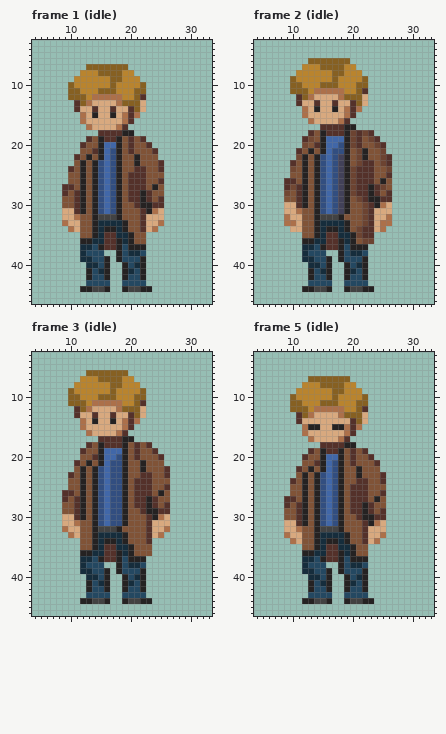
Edited in one commit: pixel-art file (Assets/Detective/detective_anims1.aseprite). Above is the file before it was changed.
42x51 pixels, 13 frames. Colours within 5 levels of each other are drawn and written as one. Shown: frame 1 (idle): x 4..33, y 3..46; frame 2 (idle): x 4..33, y 3..46; frame 3 (idle): x 4..33, y 3..46; frame 5 (idle): x 4..33, y 3..46. The commit also changed other frames, which this record leaves out.
After the commit:
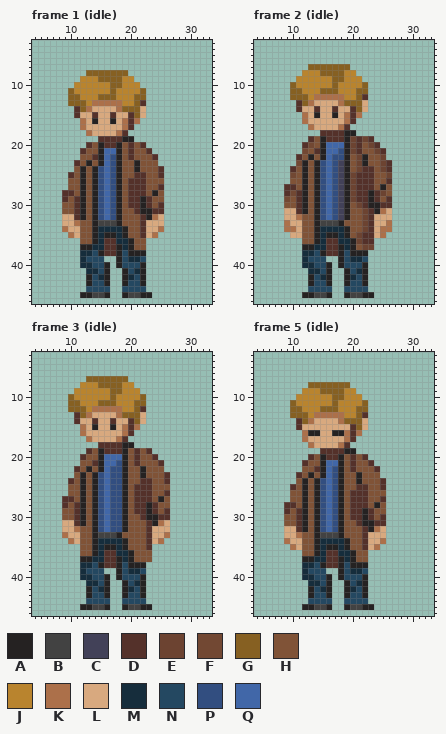
Palette (. is transparent): A #252222  B #424242  C #424158  D #54312a  E #6c4331  F #724833  G #866022  H #805337  J #b9842e  K #ac704a  L #d8a97f  M #162d3c  N #244861  P #324e80  Q #4167a8
Changes in this commit:
Changed rows in their new state; - is an unchanged pixel.
Frame 1 (idle):
first column x 9:
 7 ----.......------
 8 ---.GG----G.-----
 9 --.---GG----.----
10 -.-------G---.---
11 --J---JJ----J----
12 ---J-JGGGJ---G---
13 -GG-JKKKK-JJ-D---
14 ---GKL--LKGG-----
15 --DL-D--D-L-GL---
16 -----A--A---K----
17 ---KL----LKD-----
18 ----KLLLLKD.-----
19 ----..D--DAA..---
20 ---.D--DD----D.--
21 ---D-H--Q-----D.-
22 --.-HD-----DH--D-
23 --DHAHA---------.
24 -.----------AH---
25 -D---------H----D
26 ----------------H
27 .H-------------HD
28 -DH----------DHA-
29 D---------------H
30 -----------D--DH-
31 HH----------DA-DD
32 --DA--PQP-----AK-
33 L-K---BBBAH-----L
34 KL-----MM------LK
35 -KL----AA-AH-DLK-
36 ---HHA---M-------
37 ---AAMM---M-HH---
38 ----M-ADD--AAA---
39 ----N--.---MMN---
40 ---M-N---AN-N----
41 ----MMN----NM----
42 ------M----M-----
43 ----A--A--A--A---
44 ---.NNNN--NNNN.--
45 ---AABBA--ABBAA--
Frame 2 (idle):
first column x 9:
 6 ----.......-------
 7 ---.GG----G.------
 8 --.---GG----.-----
 9 -.-------G---.----
10 --J---JJ----J-----
11 ---J-JGGGJ---G----
12 -GG-JKKKK-JJ-D----
13 ---GKL--LKGG------
14 --DL-D--D-L-GL----
15 -----A--A---K-----
16 ---KL----LKD------
17 ----KLLLLKD.------
18 ----..D----A...---
19 ---.D--DDD---ED.--
20 ---DFH---Q----ED.-
21 --.FHD--Q--EDH-ED-
22 --DHAHA--P-------.
23 -.F----------AH---
24 -D---------HE---ED
25 -F---------------E
26 .H--------------HD
27 -DH-----------DHA-
28 DF--------------EH
29 F----------ED--DH-
30 HH----------EDA-DD
31 --DA-----------AK-
32 L-K---PQPCA------L
33 -L----BBBAH-----L-
34 KK-----MM---HE---K
35 -LL----AA-AH---LK-
36 ---HHA---M--EDD---
37 ---AAMM---M-HEE---
38 ----M-ADD--AAA----
39 ----N--.---MMN----
40 ---M-N---AN-N-----
41 ----MMN----NM-----
42 ------M----M------
43 ----A--A--A--A----
44 ---.NNNN--NNNN.---
45 ---AABBA--ABBAA---
Frame 3 (idle):
first column x 9:
 6 ----.......-------
 7 ---.GG----G.------
 8 --.---GG----.-----
 9 -.-------G---.----
10 --J---JJ----J-----
11 ---J-JGGGJ---G----
12 -GG-JKKKK-JJ-D----
13 ---GKL--LKGG------
14 --DL-D--D-L-GL----
15 -----A--A---K-----
16 ---KL----LKD------
17 ----KLLLLKD.------
18 ----..D----A...---
19 ---.D--DDD----D.--
20 ---D-H---Q-----D.-
21 --.-HD--Q---DH--D-
22 --DHAHA----------.
23 -.-----------AH---
24 -D----------H----D
25 -----------------H
26 .H--------------HD
27 -DH-----------DHA-
28 D----------------H
29 ------------D--DH-
30 HH-----------DA-DD
31 --DA-----------AK-
32 L-K---PQPPA------L
33 KL----BBBAH-----LK
34 -KL----MM------LK-
35 -------AA-AH--D---
36 ---HHA---M--------
37 ---AAMM---M-HHH---
38 ----M-ADD--AAA----
39 ----N--.---MMN----
40 ---M-N---AN-N-----
41 ----MMN----NM-----
42 ------M----M------
43 ----A--A--A--A----
44 ---.NNNN--NNNN.---
45 ---AABBA--ABBAA---
Frame 5 (idle):
first column x 9:
 7 ----.......------
 8 ---.GG----G.-----
 9 --.---GG----.----
10 -.-------G---.---
11 --J---JJ----J----
12 ---J-JGGGJ---G---
13 -GG-JKKKK-JJ-D---
14 ---GK----KGG-----
15 --DLLL--LLL-GL---
16 ----AA--AA--K----
17 ---KL----LKD-----
18 ----KLLLLKD.-----
19 ----..D--DAA..---
20 ---.D--DD----D.--
21 ---D-H--Q-----D.-
22 --.-HD-----DH--D-
23 --DHAHA---------.
24 -.----------AH---
25 -D---------H----D
26 ----------------H
27 .H-------------HD
28 -DH----------DHA-
29 D---------------H
30 -----------D--DH-
31 HH----------DA-DD
32 --DA--PQP-----AK-
33 L-K---BBBAH-----L
34 KL-----MM------LK
35 -KL----AA-AH-DLK-
36 ---HHA---M-------
37 ---AAMM---M-HH---
38 ----M-ADD--AAA---
39 ----N--.---MMN---
40 ---M-N---AN-N----
41 ----MMN----NM----
42 ------M----M-----
43 ----A--A--A--A---
44 ---.NNNN--NNNN.--
45 ---AABBA--ABBAA--
Pixel boxes of the changes (left, top, right, bottom) in both pictures:
changed: (62, 64, 164, 298)
changed: (284, 58, 392, 298)
changed: (62, 370, 170, 610)
changed: (284, 376, 386, 610)
